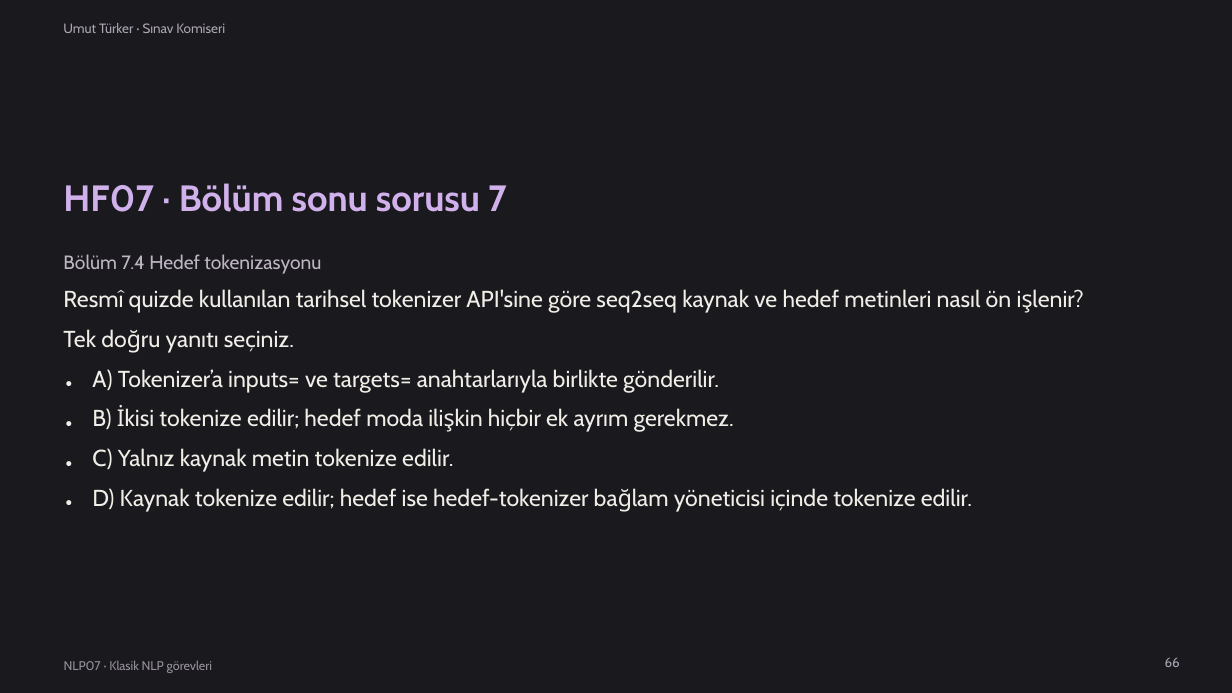
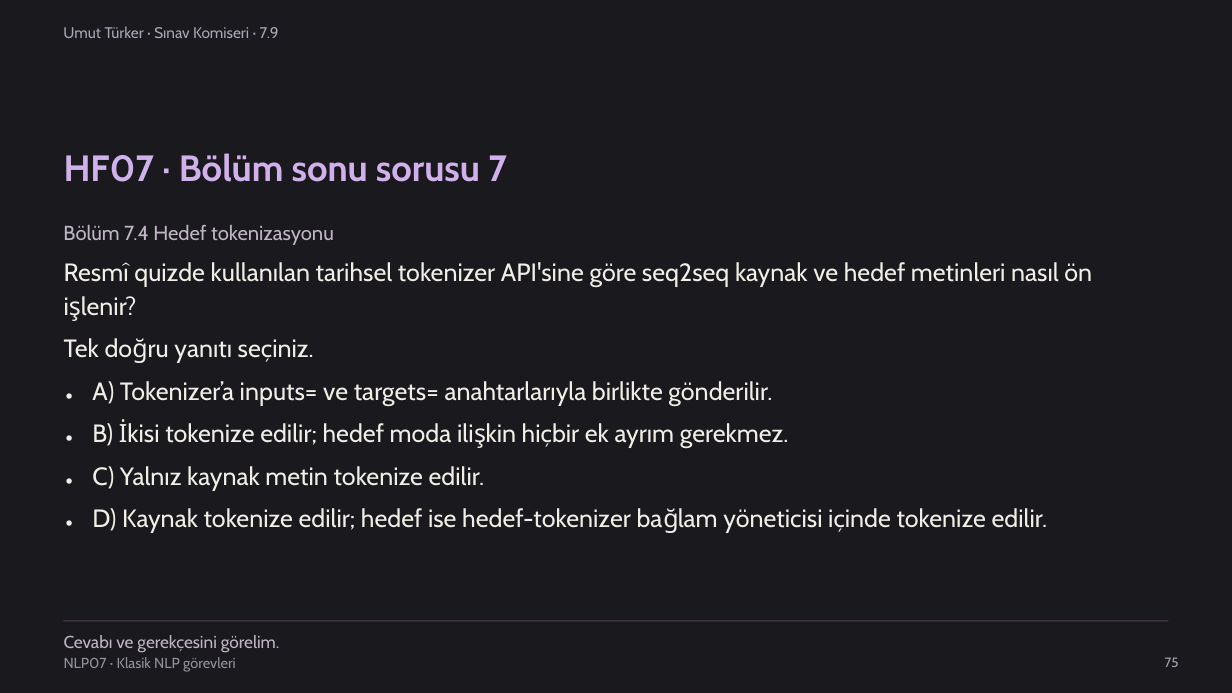
Before and after one commit to mesutpolatgil/NLP_2026, a slide deck: slide 75 of bolum-07-klasik-nlp-gorevleri/07-klasik-nlp-gorevleri/sunum/2026-guz-nlp07.pptx (slide 66 before the commit). Drawn at 1232x693 pixels with LibreOffice and Linux fonts; fonts in the diff are those of the drawing. Boxes give left, top, right and bottom in pixels: in the first picture for what was removed or moved away, otherwise in the second. Text is boxed around its words. In the diff, an @@ line names an element or a change of style, - is before the commit and + after.

Commit message:
hafta-07: NLP07 kaynak akisi duzeltildi ve gorsel tasarim korundu

```diff
--- a/bolum-07-klasik-nlp-gorevleri/07-klasik-nlp-gorevleri/sunum/2026-guz-nlp07.pptx
+++ b/bolum-07-klasik-nlp-gorevleri/07-klasik-nlp-gorevleri/sunum/2026-guz-nlp07.pptx
@@ text at (x1=63, y1=26, x2=279, y2=38): text changed; size 10.5 to 12 pt @@
-Umut Türker · Sınav Komiseri
+Umut Türker · Sınav Komiseri · 7.9
@@ text "HF07 · Bölüm sonu sorusu ..." moved from (x1=63, y1=183, x2=507, y2=212) to (x1=64, y1=153, x2=507, y2=182) @@
@@ text "Bölüm 7.4 Hedef tokenizasyonu" moved from (x1=63, y1=254, x2=321, y2=274) to (x1=63, y1=225, x2=334, y2=245) @@
@@ text "Bölüm 7.4 Hedef tokenizasyonu" at (x1=63, y1=225, x2=334, y2=245): size 15 to 15.8 pt @@
@@ text at (x1=64, y1=262, x2=1092, y2=287): text changed; size 18 to 19.5 pt @@
-Resmî quizde kullanılan tarihsel tokenizer API'sine göre seq2seq kaynak ve hedef metinleri nasıl ön işlenir?
+Resmî quizde kullanılan tarihsel tokenizer API'sine göre seq2seq kaynak ve hedef metinleri nasıl ön
@@ text added at (x1=64, y1=290, x2=144, y2=328), 19.5 pt, text #F1EEE7 @@
+işlenir?
@@ text "Tek doğru yanıtı seçiniz." moved from (x1=63, y1=329, x2=294, y2=353) to (x1=64, y1=338, x2=314, y2=363) @@
@@ text "•" moved from (x1=66, y1=368, x2=93, y2=400) to (x1=66, y1=378, x2=93, y2=413) @@
@@ text "A) Tokenizer’a inputs= ve targets= ..." moved from (x1=92, y1=369, x2=719, y2=393) to (x1=92, y1=381, x2=772, y2=405) @@
@@ text "B) İkisi tokenize edilir; hedef ..." moved from (x1=92, y1=405, x2=734, y2=432) to (x1=92, y1=419, x2=789, y2=448) @@
@@ text "•" moved from (x1=66, y1=408, x2=93, y2=440) to (x1=66, y1=421, x2=93, y2=456) @@
@@ text "•" moved from (x1=66, y1=447, x2=93, y2=480) to (x1=66, y1=463, x2=93, y2=498) @@
@@ text "C) Yalnız kaynak metin tokenize ..." moved from (x1=92, y1=448, x2=453, y2=472) to (x1=92, y1=466, x2=485, y2=490) @@
@@ size 18 to 19.5 pt in 9 elements at (x1=64, y1=338, x2=314, y2=363), (x1=92, y1=466, x2=485, y2=490), (x1=92, y1=381, x2=772, y2=405), (x1=92, y1=419, x2=789, y2=448), (x1=92, y1=508, x2=1048, y2=533), (x1=66, y1=378, x2=93, y2=413), (x1=66, y1=421, x2=93, y2=456), (x1=66, y1=463, x2=93, y2=498), (x1=66, y1=506, x2=93, y2=541) @@
@@ text "•" moved from (x1=66, y1=487, x2=93, y2=519) to (x1=66, y1=506, x2=93, y2=541) @@
@@ text "D) Kaynak tokenize edilir; hedef ..." moved from (x1=92, y1=488, x2=972, y2=512) to (x1=92, y1=508, x2=1048, y2=533) @@
@@ rectangle added at (x1=64, y1=621, x2=1169, y2=622), fill #514553 @@
@@ text "NLP07 · Klasik NLP görevleri" at (x1=64, y1=657, x2=236, y2=672): size 9.8 to 11.2 pt @@
@@ text added at (x1=64, y1=635, x2=280, y2=653), 13.5 pt, text #BFB6C3 @@
+Cevabı ve gerekçesini görelim.
@@ text at (x1=1165, y1=657, x2=1179, y2=667): text changed @@
-66
+75
```
Also in this commit, not shown: 45 other slides changed, 62 slides added, 66 slides removed, 3 other files.
